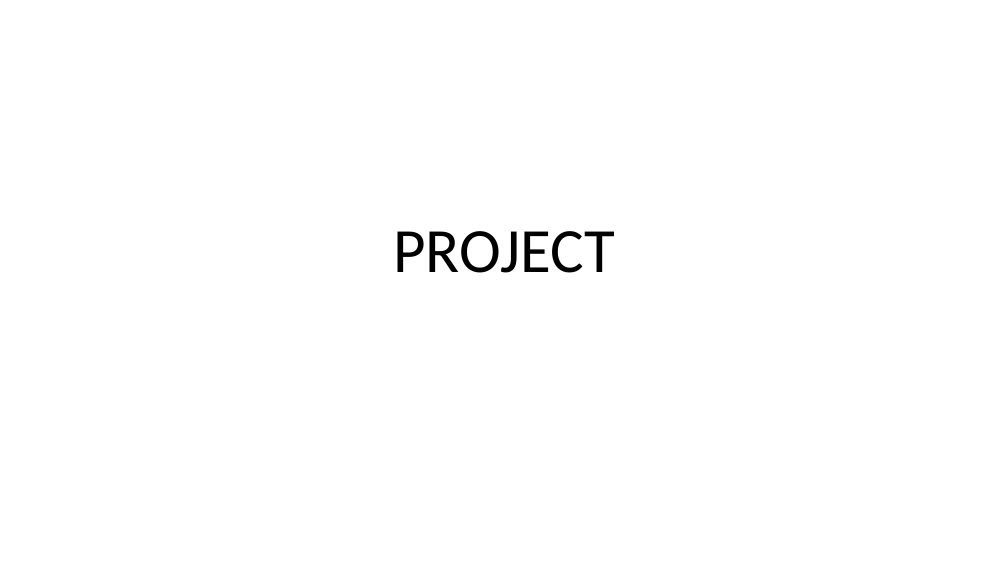
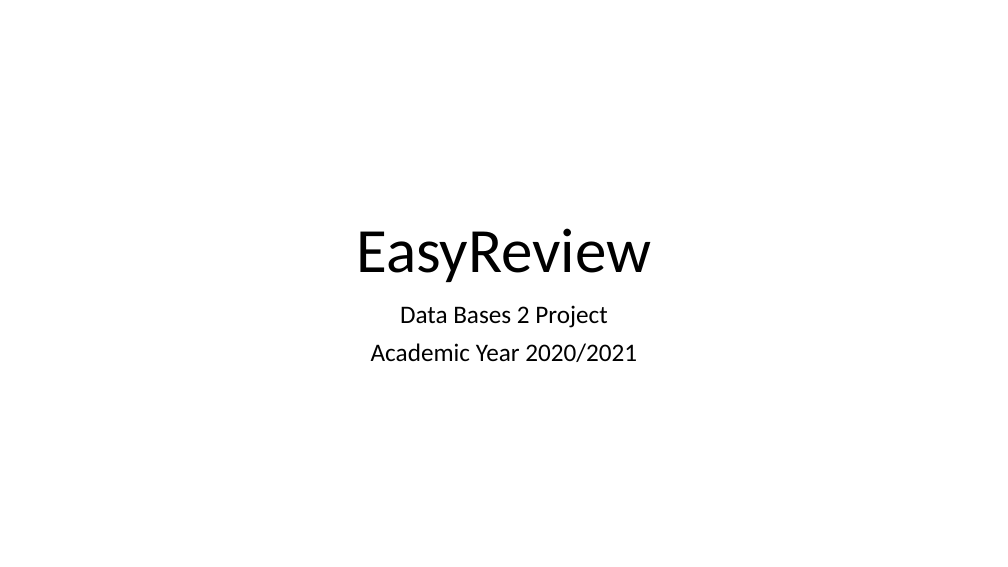
Before and after one commit to LudovicoRighi/EasyReview, a slide deck: slide 1 of PROJECT.pptx. Drawn at 1008x567 pixels with LibreOffice and Linux fonts; fonts in the diff are those of the drawing. Boxes give left, top, right and bottom in pixels: in the first picture for what was removed or moved away, otherwise in the second. Text is boxed around its words. In the diff, an @@ line names an element or a change of style, - is before the commit and + after.

```diff
--- a/PROJECT.pptx
+++ b/PROJECT.pptx
@@ title at (356,228,651,282): text changed @@
-PROJECT
+EasyReview
@@ subtitle added at (371,305,637,362), 24 pt, text #000000 @@
+Data Bases 2 Project
+Academic Year 2020/2021
```
Also in this commit, not shown: 5 other files.
